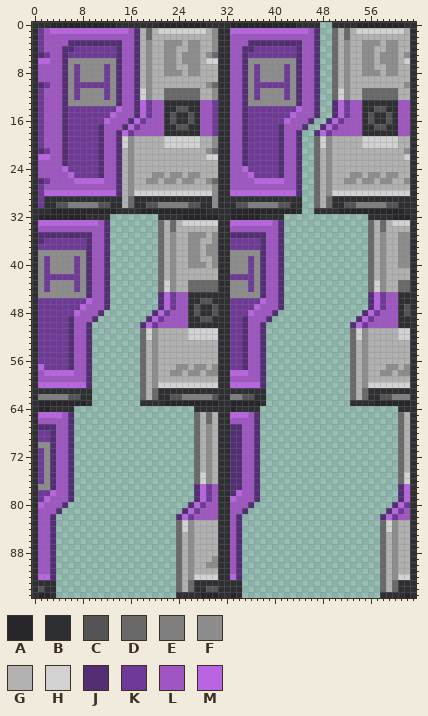
Sprite sheet -- Resources/Textures/Structures/Doors/Airlocks/Standard/science.rsi/opening.png. Above is the file before it was changed.
The file is 64x96 pixels.
Palette (. is transparent): A #25252a  B #2e2f33  C #545454  D #696969  E #7f7f7f  F #8d8d8d  G #b1b1b1  H #d2d2d2  J #532e74  K #6f3998  L #9f56c3  M #b965e2
Pixels before, first column x 0:
 0 BBBAAAAAAAAAAABBBBBBBAAAAAAAABBBBAAAAAAAAAAABBBB..BBBBAAAAAAAABB
 1 BKLMMMMMMMMMMMMMLJGDGHHHHHHHHGFBBMMMMMMMMMMMMMLJ..DGDGHHHHHHHHGB
 2 BKLLLLLLLLLLLLLLLJGDGGGGGGGGGGFBBLLLLLLLLLLLLLLJ..DGDGGGGGGGGGGB
 3 BKLLLLJJJJJJJJJLLJGFGGFFFGFFGGFBBLLLJJJJJJJJJLLJ..DGFGGFFFGFFGGB
 4 BKLLLJJKKKKKKKJLLJGFGGFFGGFFGGFBBLLJJKKKKKKKJLLJ..DGFGGFFGGFFGGB
 5 BJKLLJKKKKKKKKJLLJGFGGFFGFFFGFDBBLLJKKKKKKKKJLLJ..DGFGGFFGFFFGFB
 6 BMMLLJFFFFFFFFJLLJGFGGFFGFFFGHHBBLLJFFFFFFFFJLLJ..DGFGGFFGFFFGHB
 7 BLLLLJFKFFFFKFJLLJGFGGFFGGFFGGGBBLLJFKFFFFKFJLLJ..DGFGGFFGGFFGGB
 8 BLLLLJFKFFFFKFJLLJGFGGFFFGFFGGGBBLLJFKFFFFKFJLLJ..DGFGGFFFGFFGGB
 9 BLLLLJFKFFFFKFJLLJGFGGGGGGGGGGGBBLLJFKFFFFKFJLLJ..DGFGGGGGGGGGGB
10 BJKLLJFKKKKKKFJLLJGFGGGGGGGGGFDBBLLJFKKKKKKFJLLJ..DGFGGGGGGGGGFB
11 BKLLLJFKFFFFKFJLLJHFGGDDDDDDGGFBBLLJFKFFFFKFJLLJ..DHFGGDDDDDDGGB
12 BKLLLJFKFFFFKFJLLJHFGGDDDDDDGGFBBLLJFKFFFFKFJLLJ..DHFGGDDDDDDGGB
13 BKLLLJFFFFFFFFJLLJMKLLBBBBBBLLKBBLLJFFFFFFFFJLLJ..JMKLLBBBBBBLLB
14 BKLLLJKKKKKKKKMLLJMKLLBBCCBBLLKBBLLJKKKKKKKKMLLJ..JMKLLBBCCBBLLB
15 BKLLLJKKKKKKKMLLLJMKLLBCBBCBLLKBBLLJKKKKKKKMLLLJ..JMKLLBCBBCBLLB
16 BKLLLJKKKKKKMLLLJMKLLLBCBBCBLLKBBLLJKKKKKKMLLLJ..JMKLLLBCBBCBLLB
17 BKLLLJKKKKKJLLLJMKLLLLBBCCBBLLKBBLLJKKKKKJLLLJ..JMKLLLLBBCCBBLLB
18 BKLLLJKKKKKJLLJMKLLLLLBBBBBBLLKBBLLJKKKKKJLLJ..JMKLLLLLBBBBBBLLB
19 BKLLLJKKKKKJLLJHFGGGGGHHHHHHGGFBBLLJKKKKKJLLJ..DHFGGGGGHHHHHHGGB
20 BKLLLJKKKKKJLLJHFGGGGGHHHHHHGGFBBLLJKKKKKJLLJ..DHFGGGGGHHHHHHGGB
21 BJKLLJKKKKKJLLJGFGGGGGGGGGGGGFDBBLLJKKKKKJLLJ..DGFGGGGGGGGGGGGFB
22 BMMLLJKKKKKJLLJGFGGGGGGGGGGGGHHBBLLJKKKKKJLLJ..DGFGGGGGGGGGGGGHB
23 BLLLLJKKKKKJLLJGFGGGGGGGGGGGGGGBBLLJKKKKKJLLJ..DGFGGGGGGGGGGGGGB
24 BLLLLMKKKKKJLLJGFGGGGGGGGGGGGGGBBLLMKKKKKJLLJ..DGFGGGGGGGGGGGGGB
25 BLLLLLMKKKKJLLJGFGGGFFGFFGFFGGGBBLLLMKKKKJLLJ..DGFGGGFFGFFGFFGGB
26 BJKLLLLMMMMMLLJGFGGFFGFFGFFGGFDBBLLLLMMMMMLLJ..DGFGGFFGFFGFFGGFB
27 BKLLLLLLLLLLLLJGFGGGGGGGGGGGGGFBBLLLLLLLLLLLJ..DGFGGGGGGGGGGGGGB
28 BKMMMMMMMMMMMMJGFHHHHHHHHHHHHHFBBMMMMMMMMMMMJ..DGFHHHHHHHHHHHHHB
29 BKBBBBBBBBBBBBBGDBBBBBBBBBBBBBFBBBBBBBBBBBBBB..DGDBBBBBBBBBBBBBB
30 BKBBCCEEEEECCBBGDBBCCEEEEECCBBFBBBCCEEEEECCBB..DGDBBCCEEEEECCBBB
31 BBBAAAAAAAAAAABBBBAAAAAAAAAAABBBBAAAAAAAAAAAB..BBBBAAAAAAAAAAABB
32 BAAAAAAAABBBB........BBBBAAAAAABBAAAAABBBB..............BBBBAAAB
33 BMMMMMMMMMMLJ........DGDGHHHHHHBBMMMMMMMLJ..............DGDGHHHB
34 BLLLLLLLLLLLJ........DGDGGGGGGGBBLLLLLLLLJ..............DGDGGGGB
35 BJJJJJJJJJLLJ........DGFGGFFFGFBBJJJJJJLLJ..............DGFGGFFB
36 BJKKKKKKKJLLJ........DGFGGFFGGFBBKKKKKJLLJ..............DGFGGFFB
37 BKKKKKKKKJLLJ........DGFGGFFGFFBBKKKKKJLLJ..............DGFGGFFB
38 BFFFFFFFFJLLJ........DGFGGFFGFFBBFFFFFJLLJ..............DGFGGFFB
39 BFKFFFFKFJLLJ........DGFGGFFGGFBBFFFKFJLLJ..............DGFGGFFB
40 BFKFFFFKFJLLJ........DGFGGFFFGFBBFFFKFJLLJ..............DGFGGFFB
41 BFKFFFFKFJLLJ........DGFGGGGGGGBBFFFKFJLLJ..............DGFGGGGB
42 BFKKKKKKFJLLJ........DGFGGGGGGGBBKKKKFJLLJ..............DGFGGGGB
43 BFKFFFFKFJLLJ........DHFGGDDDDDBBFFFKFJLLJ..............DHFGGDDB
44 BFKFFFFKFJLLJ........DHFGGDDDDDBBFFFKFJLLJ..............DHFGGDDB
45 BFFFFFFFFJLLJ........JMKLLBBBBBBBFFFFFJLLJ..............JMKLLBBB
46 BKKKKKKKKMLLJ........JMKLLBBCCBBBKKKKKMLLJ..............JMKLLBBB
47 BKKKKKKKMLLLJ........JMKLLBCBBCBBKKKKMLLLJ..............JMKLLBCB
48 BKKKKKKMLLLJ........JMKLLLBCBBCBBKKKMLLLJ..............JMKLLLBCB
49 BKKKKKJLLLJ........JMKLLLLBBCCBBBKKJLLLJ..............JMKLLLLBBB
50 BKKKKKJLLJ........JMKLLLLLBBBBBBBKKJLLJ..............JMKLLLLLBBB
51 BKKKKKJLLJ........DHFGGGGGHHHHHBBKKJLLJ..............DHFGGGGGHHB
52 BKKKKKJLLJ........DHFGGGGGHHHHHBBKKJLLJ..............DHFGGGGGHHB
53 BKKKKKJLLJ........DGFGGGGGGGGGGBBKKJLLJ..............DGFGGGGGGGB
54 BKKKKKJLLJ........DGFGGGGGGGGGGBBKKJLLJ..............DGFGGGGGGGB
55 BKKKKKJLLJ........DGFGGGGGGGGGGBBKKJLLJ..............DGFGGGGGGGB
56 BKKKKKJLLJ........DGFGGGGGGGGGGBBKKJLLJ..............DGFGGGGGGGB
57 BMKKKKJLLJ........DGFGGGFFGFFGFBBKKJLLJ..............DGFGGGFFGFB
58 BLMMMMMLLJ........DGFGGFFGFFGFFBBMMMLLJ..............DGFGGFFGFFB
59 BLLLLLLLLJ........DGFGGGGGGGGGGBBLLLLLJ..............DGFGGGGGGGB
60 BMMMMMMMMJ........DGFHHHHHHHHHHBBMMMMMJ..............DGFHHHHHHHB
61 BBBBBBBBBB........DGDBBBBBBBBBBBBBBBBBB..............DGDBBBBBBBB
62 BEEEEECCBB........DGDBBCCEEEEECBBEECCBB..............DGDBBCCEEEB
63 BAAAAAAAAB........BBBBAAAAAAAAABBAAAAAB..............BBBBAAAAAAB
64 BAABBBB....................BBBBBBABBBB.......................BBB
65 BMMMMLJ....................DGDGBBMMMLJ.......................DGB
66 BLLLLLJ....................DGDGBBLLLLJ.......................DGB
67 BJJJLLJ....................DGFGBBJJLLJ.......................DGB
68 BKKJLLJ....................DGFGBBJJLLJ.......................DGB
69 BKKJLLJ....................DGFGBBJJLLJ.......................DGB
70 BFFJLLJ....................DGFGBBJJLLJ.......................DGB
71 BKFJLLJ....................DGFGBBJJLLJ.......................DGB
72 BKFJLLJ....................DGFGBBJJLLJ.......................DGB
73 BKFJLLJ....................DGFGBBJJLLJ.......................DGB
74 BKFJLLJ....................DGFGBBJJLLJ.......................DGB
75 BKFJLLJ....................DHFGBBJJLLJ.......................DHB
76 BKFJLLJ....................DHFGBBJJLLJ.......................DHB
77 BFFJLLJ....................JMKLBBJJLLJ.......................JMB
78 BKKMLLJ....................JMKLBBJMLLJ.......................JMB
79 BKMLLLJ....................JMKLBBMLLLJ.......................JMB
80 BMLLLJ....................JMKLLBBLLLJ.......................JMKB
81 BLLLJ....................JMKLLLBBLLJ.......................JMKLB
82 BLLJ....................JMKLLLLBBLJ.......................JMKLLB
83 BLLJ....................DHFGGGGBBLJ.......................DHFGGB
84 BLLJ....................DHFGGGGBBLJ.......................DHFGGB
85 BLLJ....................DGFGGGGBBLJ.......................DGFGGB
86 BLLJ....................DGFGGGGBBLJ.......................DGFGGB
87 BLLJ....................DGFGGGGBBLJ.......................DGFGGB
88 BLLJ....................DGFGGGGBBLJ.......................DGFGGB
89 BLLJ....................DGFGGGFBBLJ.......................DGFGGB
90 BLLJ....................DGFGGFFBBLJ.......................DGFGGB
91 BLLJ....................DGFGGGGBBLJ.......................DGFGGB
92 BMMJ....................DGFHHHHBBMJ.......................DGFHHB
93 BBBB....................DGDBBBBBBBB.......................DGDBBB
94 BCBB....................DGDBBCCBBBB.......................DGDBBB
95 BAAB....................BBBBAAABBAB.......................BBBBAB
New version:
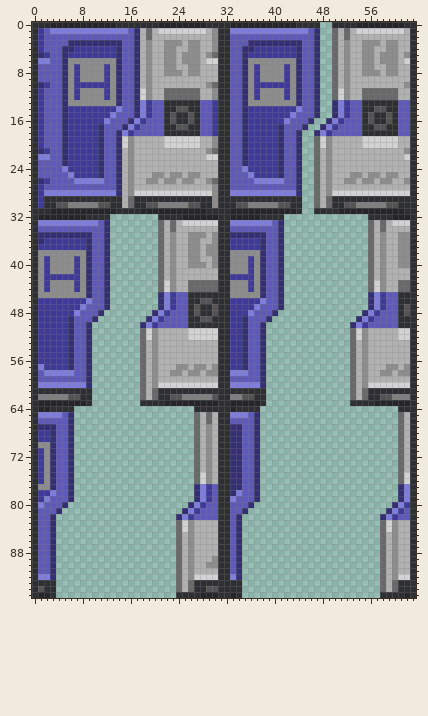
The exact change:
Colour J changes from #532e74 to #342f72.
Colour K changes from #6f3998 to #3f3a9a.
Colour L changes from #9f56c3 to #5e59ba.
Colour M changes from #b965e2 to #7e7cdd.
Where, in picture pixels (left, top, right, bottom), the same in both pictures:
changed: (38, 28, 410, 580)
